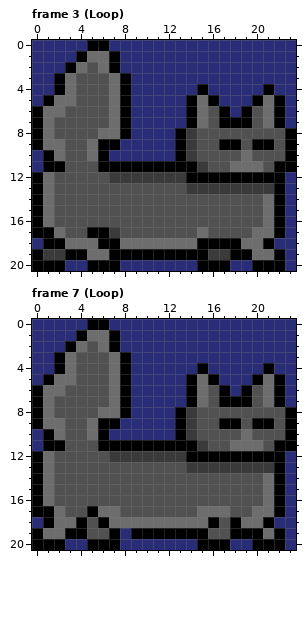
Pixel-art file: c64_katt.aseprite. The first picture shows the starting point.
24x21 pixels, 8 frames. Shown: frame 3 (Loop), frame 7 (Loop). The commit also changed other frames, which this record leaves out.
After:
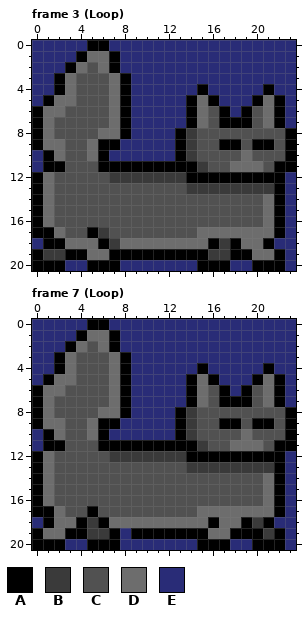
Palette (. is transparent): A #000000  B #3a3a3a  C #515151  D #6d6d6d  E #292c77
From the commit log: walking cvcle looks better
From old to new:
Frame 3 (Loop), layer "Cat":
Colour A becomes colour B in row 17 at x 6; in row 18 at x 7 and 17.
Colour B becomes colour C in row 17 at x 7.
Colour A becomes colour D in row 18 at x 15.
Colour C becomes colour D in row 17 at x 16 to 19.
Frame 7 (Loop), layer "Cat":
Colour D becomes colour A in row 18 at x 19.
Colour C becomes colour B in row 18 at x 5; in row 19 at x 5 to 6.
Colour D becomes colour B in row 18 at x 20; in row 19 at x 21.
Colour D becomes colour C in row 17 at x 6 to 7.
Colour A becomes colour D in row 18 at x 18.
Colour C becomes colour D in row 17 at x 18 to 19; in row 18 at x 17; in row 19 at x 16 to 17.
Boxes around the changes in both pictures, in picture pixels (x1, y1, x2, y2):
changed: (98, 227, 120, 249)
changed: (197, 227, 252, 249)
changed: (87, 506, 120, 539)
changed: (208, 506, 274, 539)
